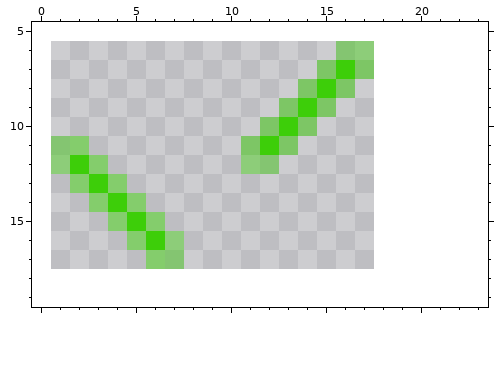
File history of a pixel-art sprite, images/right.png. That is the earlier state.
The file is 17x12 pixels. Colours within 5 levels of each other are drawn and written as one. Shown: x 0..23, y 5..19. The old version is drawn lined up with the new one, on the new canvas.
Now the later version:
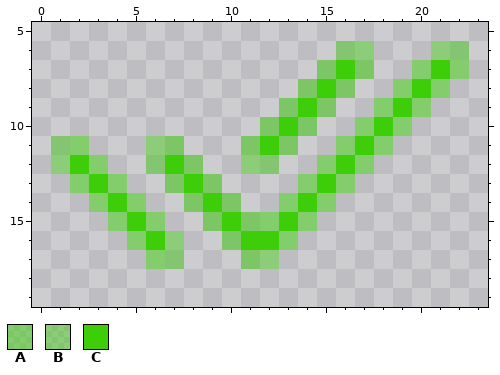
Palette (. is transparent): A #3ccd0880  B #3bcd0970  C #3dce09
From old to new:
canvas 17x12 -> 24x24, the old top-left corner now at 1,6
Colour A is added in row 7 at x 20 and 22; in row 8 at x 19 and 21; in row 9 at x 18 and 20; in row 10 at x 17 and 19; in row 11 at x 7, 16 and 18; in row 12 at x 8, 15 and 17.
Colour A is added in row 13 at x 7, 9, 14 and 16; in row 14 at x 8, 10, 13 and 15; in row 15 at x 9, 11 to 12 and 14; in row 16 at x 10 and 13; in row 17 at x 11.
Colour B is added in row 6 at x 21 to 22; in rows 11 to 12 at x 6; in row 17 at x 12.
Colour C is added in row 7 at x 21; in row 8 at x 20; in row 9 at x 19; in row 10 at x 18; in row 11 at x 17; in row 12 at x 7 and 16.
Colour C is added in row 13 at x 8 and 15; in row 14 at x 9 and 14; in row 15 at x 10 and 13; in row 16 at x 11 to 12.
Pixel boxes of the changes (left, top, right, bottom) in both pictures:
added: (146, 41, 469, 269)
